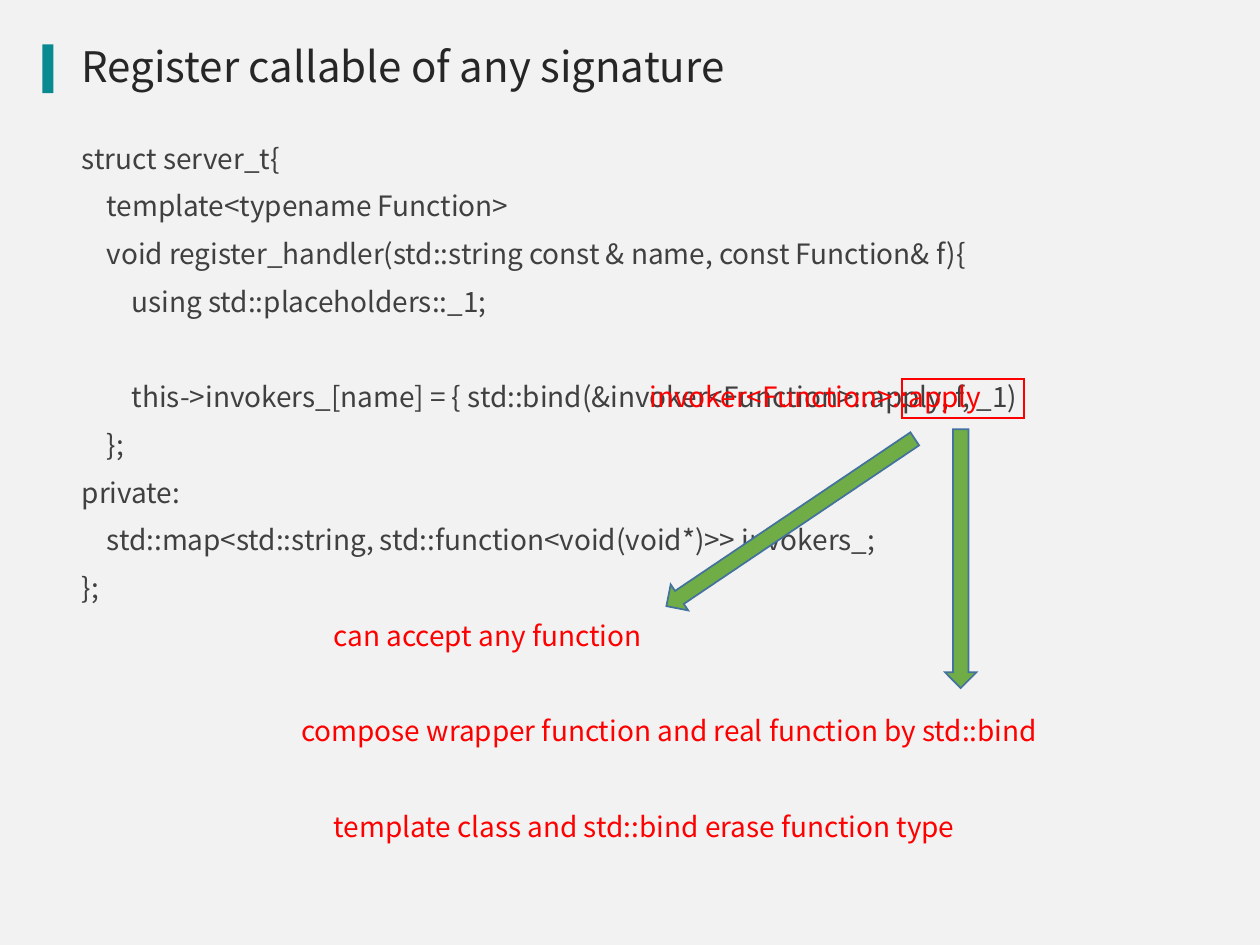
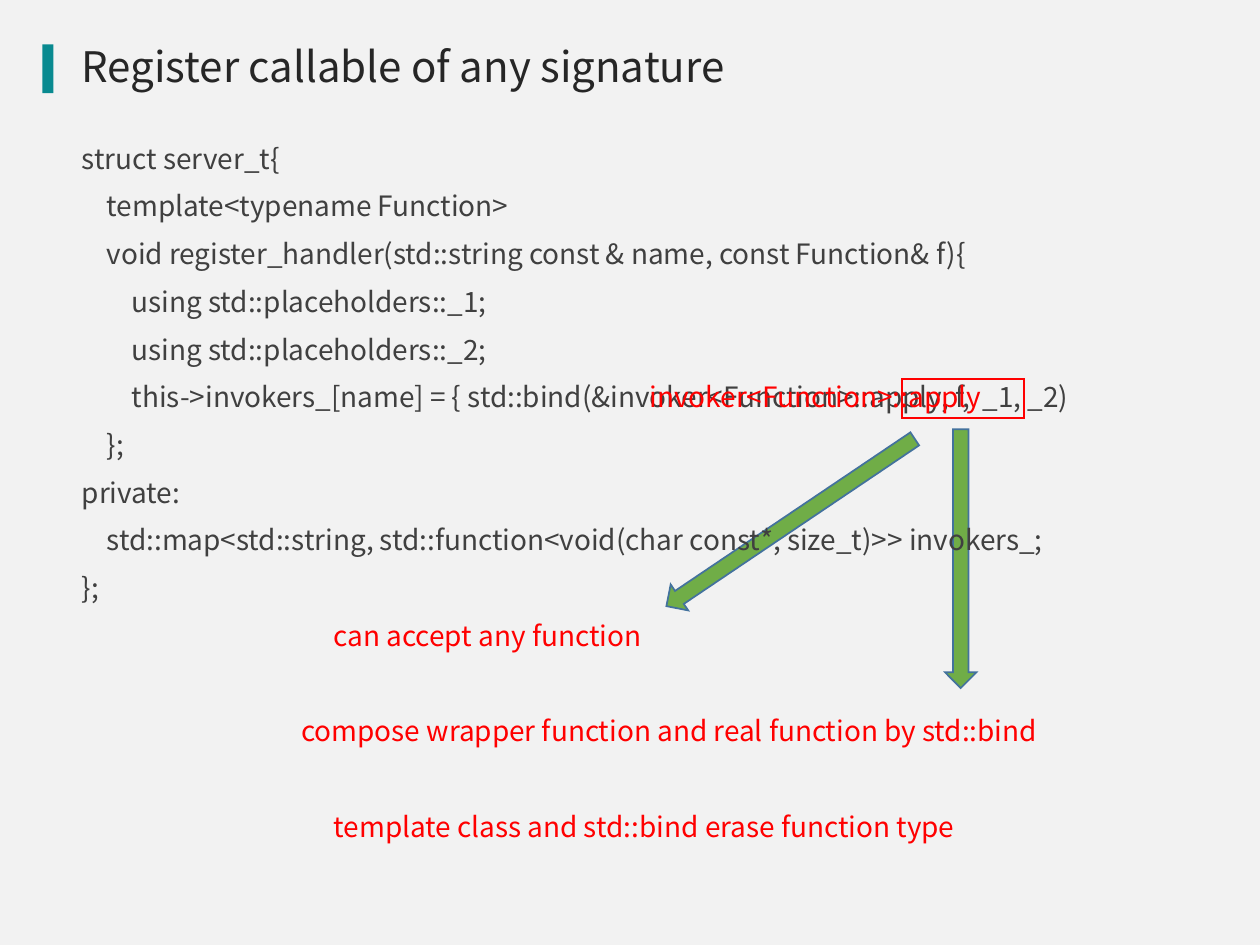
Before and after one commit to qicosmos/cppnow2017-ppt, a slide deck: slide 14 of An easy to use RPC framework implemented by c++11 and c++14.pptx. Drawn at 1260x945 pixels with LibreOffice and Linux fonts; fonts in the diff are those of the drawing; background and template pictures are left out. Boxes give left, top, right and bottom in pixels: in the first picture for what was removed or moved away, otherwise in the second. Text is boxed around its words. In the diff, an @@ line names an element or a change of style, - is before the commit and + after.

Commit message:
update

```diff
--- a/An easy to use RPC framework implemented by c++11 and c++14.pptx
+++ b/An easy to use RPC framework implemented by c++11 and c++14.pptx
@@ text at (132, 337, 1069, 415): text changed @@
-this->invokers_[name] = { std::bind(&invoker<Function>::apply, f, _1)
+using std::placeholders::_2;
+this->invokers_[name] = { std::bind(&invoker<Function>::apply, f, _1, _2)
@@ text at (107, 523, 1043, 559): text changed @@
-std::map<std::string, std::function<void(void*)>> invokers_;
+std::map<std::string, std::function<void(char const*, size_t)>> invokers_;
```
Also in this commit, not shown: 2 other slides changed, 2 slides added.
